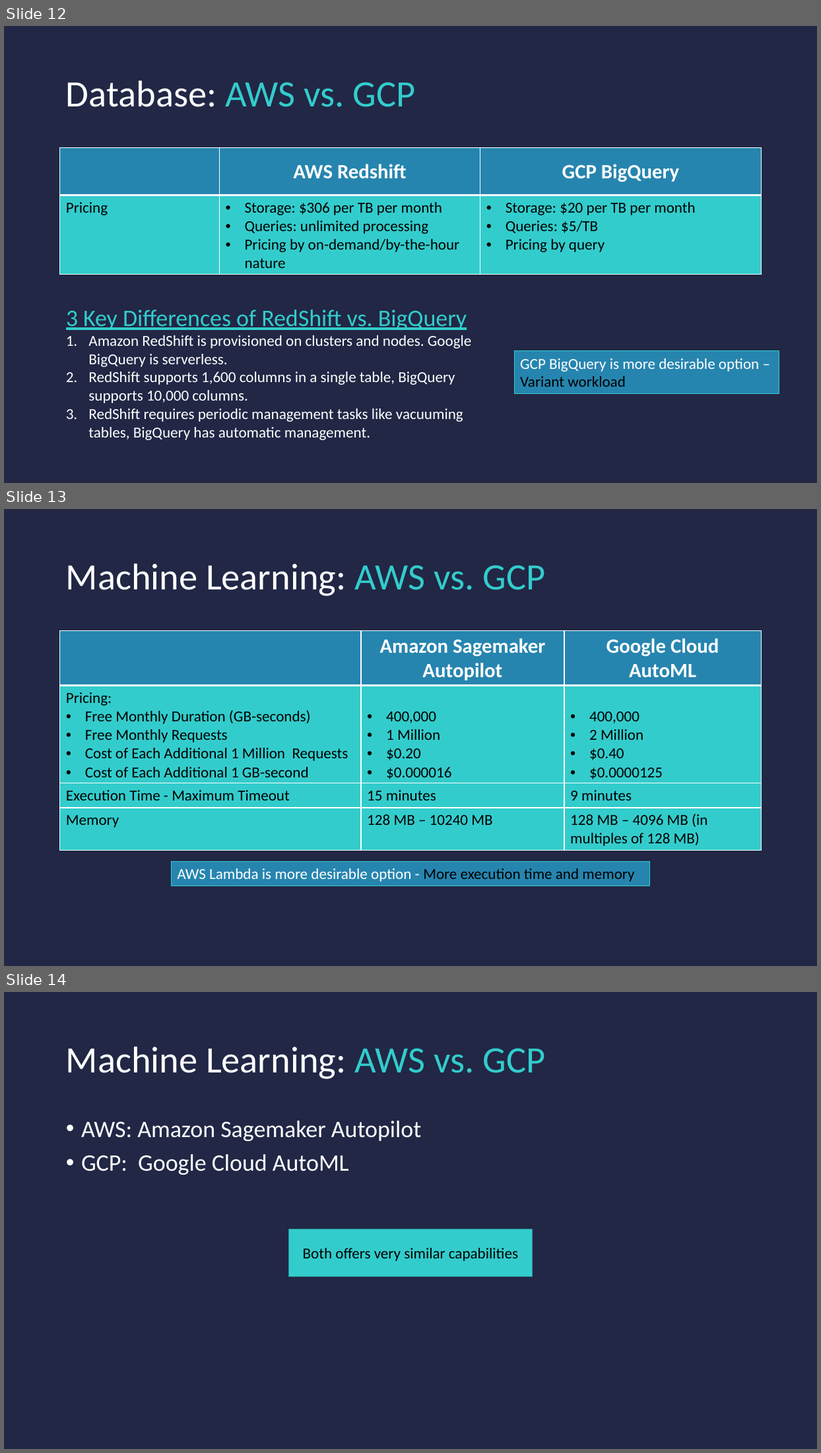
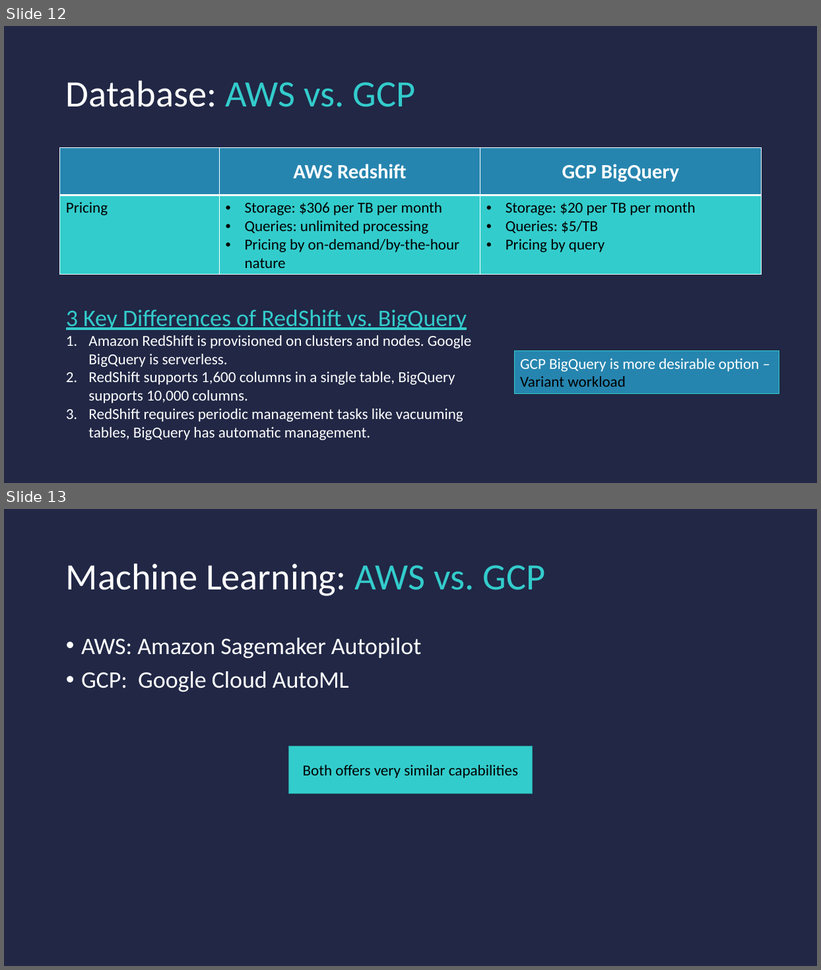
Before and after one commit to huanga12/Homelessness-Short-Term-Rental-Analysis, a slide deck: Term Project Presentation.pptx. Shown one above the other, each under a label of ours: slides 12, 13 and 14 before the commit, slides 12 and 13 after it. The pictures are 821x1453 and 821x970 pixels, drawn with LibreOffice and Linux fonts; fonts in the diff are those of the drawing. Boxes give left, top, right and bottom in pixels: in the first picture for what was removed or moved away, otherwise in the second. Text is boxed around its words. In the diff, an @@ line names an element or a change of style, - is before the commit and + after.

Commit message:
update ppt

```diff
--- a/Term Project Presentation.pptx
+++ b/Term Project Presentation.pptx
@@ slide 13 removed at [4, 509, 817, 966], background #212745 @@
@@ title removed at [66, 563, 545, 596] @@
-Machine Learning: AWS vs. GCP
@@ table removed at [60, 631, 762, 851], 4 rows, 3 columns @@
- | Amazon Sagemaker Autopilot | Google Cloud AutoML
-Pricing: / Free Monthly Duration (GB-seconds) / Free Monthly Requests / Cost of Each Additional 1 Million Requests / Cost of Each Additional 1 GB-second | 400,000 / 1 Million / $0.20 / $0.000016 | 400,000 / 2 Million / $0.40 / $0.0000125
-Execution Time - Maximum Timeout | 15 minutes | 9 minutes
-Memory | 128 MB – 10240 MB | 128 MB – 4096 MB (in multiples of 128 MB)
@@ rectangle removed at [171, 861, 650, 886] @@
-AWS Lambda is more desirable option - More execution time and memory
@@ what was slide 14 is now slide 13 @@
```
Also in this commit, not shown: 1 other file.
